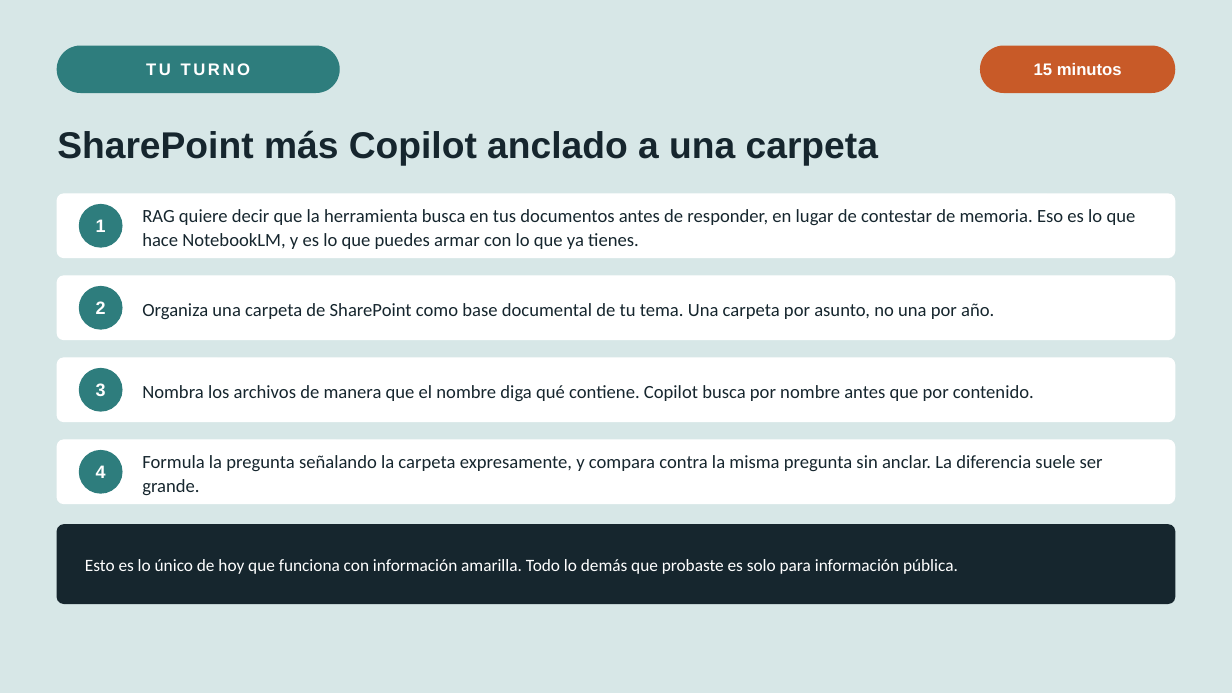
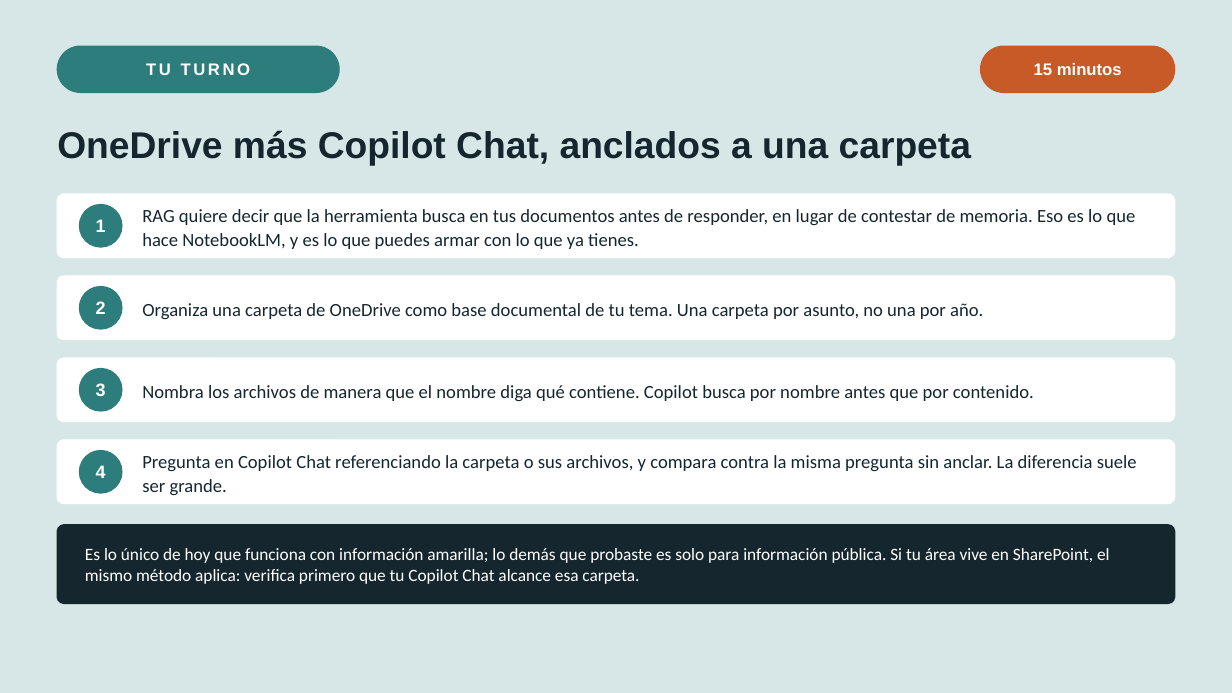
Before and after one commit to marvtrejo/curso-inegi-gen-ai, a slide deck: slide 16 of sesion-05/Sesion_05_Ecosistema_Herramientas.pptx. Drawn at 1232x693 pixels with LibreOffice and Linux fonts; fonts in the diff are those of the drawing. Boxes give left, top, right and bottom in pixels: in the first picture for what was removed or moved away, otherwise in the second. Text is boxed around its words. In the diff, an @@ line names an element or a change of style, - is before the commit and + after.

```diff
--- a/sesion-05/Sesion_05_Ecosistema_Herramientas.pptx
+++ b/sesion-05/Sesion_05_Ecosistema_Herramientas.pptx
@@ text at (57, 130, 971, 166): text changed @@
-SharePoint más Copilot anclado a una carpeta
+OneDrive más Copilot Chat, anclados a una carpeta
@@ text at (142, 303, 983, 319): text changed @@
-Organiza una carpeta de SharePoint como base documental de tu tema. Una carpeta por asunto, no una por año.
+Organiza una carpeta de OneDrive como base documental de tu tema. Una carpeta por asunto, no una por año.
@@ text at (142, 455, 1137, 495): text changed @@
-Formula la pregunta señalando la carpeta expresamente, y compara contra la misma pregunta sin anclar. La diferencia suele ser grande.
+Pregunta en Copilot Chat referenciando la carpeta o sus archivos, y compara contra la misma pregunta sin anclar. La diferencia suele ser grande.
@@ text at (85, 548, 1110, 584): text changed @@
-Esto es lo único de hoy que funciona con información amarilla. Todo lo demás que probaste es solo para información pública.
+Es lo único de hoy que funciona con información amarilla; lo demás que probaste es solo para información pública. Si tu área vive en SharePoint, el mismo método aplica: verifica primero que tu Copilot Chat alcance esa carpeta.
```
Also in this commit, not shown: 1 other slide changed, 3 other files.
